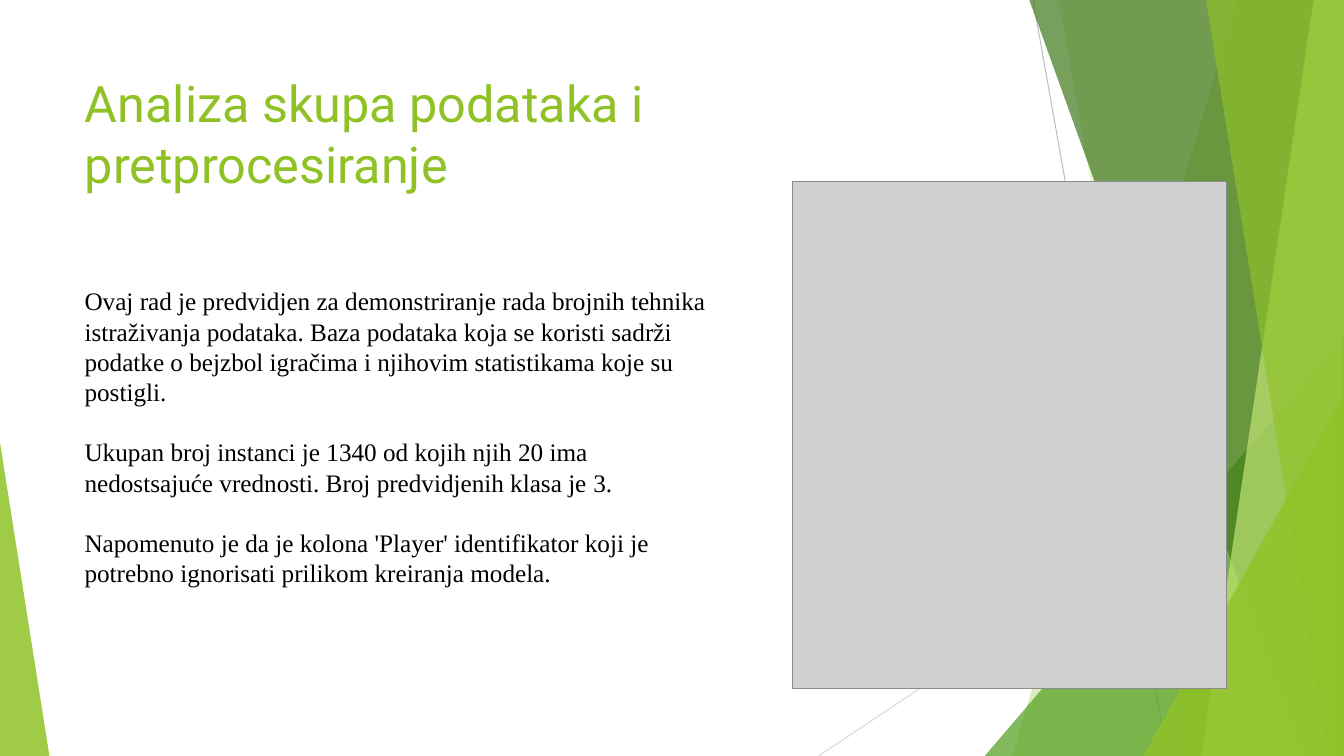
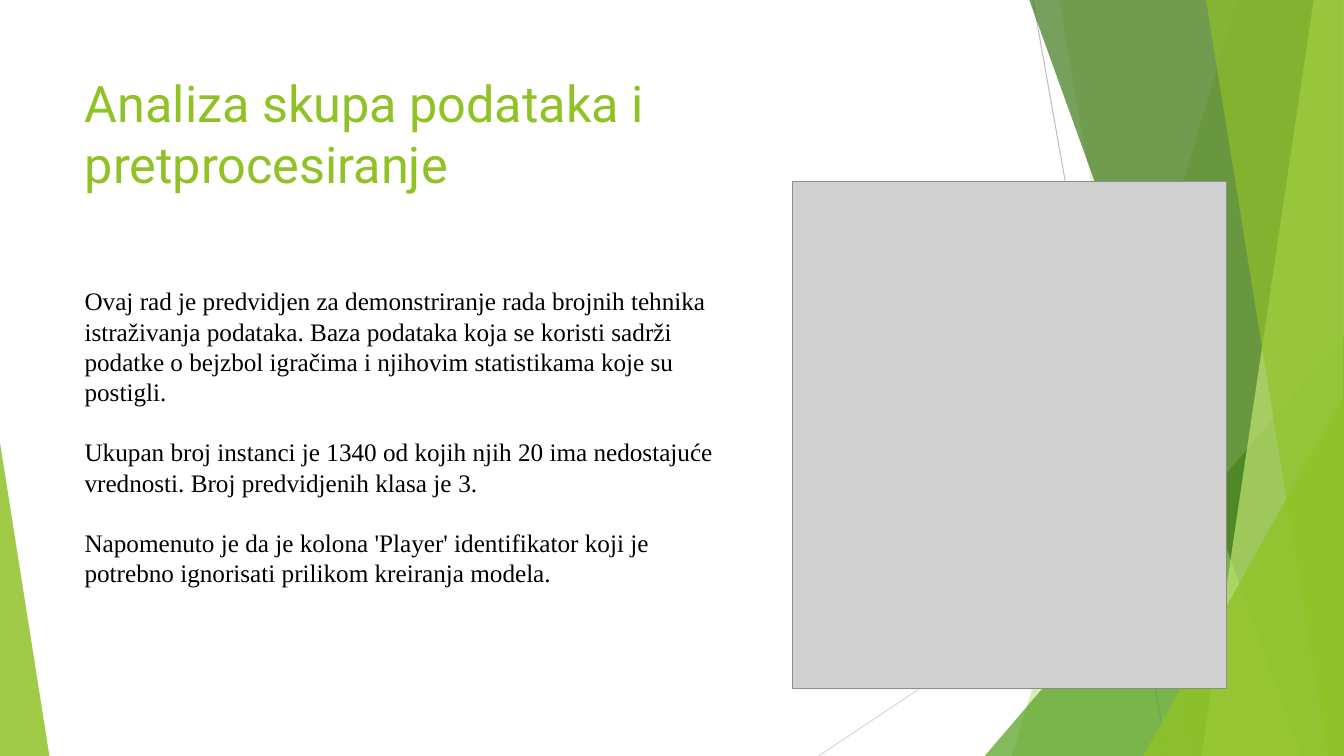
Before and after one commit to MATF-istrazivanje-podataka-1/2023_Data_Mining_Baseball_Dataset, a slide deck: slide 2 of presentation.pptx. Drawn at 1344x756 pixels with LibreOffice and Linux fonts; fonts in the diff are those of the drawing; grey boxes stand for pictures. Boxes give left, top, right and bottom in pixels: in the first picture for what was removed or moved away, otherwise in the second. Text is boxed around its words. In the diff, an @@ line names an element or a change of style, - is before the commit and + after.

```diff
--- a/presentation.pptx
+++ b/presentation.pptx
@@ text at <box>85,443,713,498</box>: text changed @@
-Ukupan broj instanci je 1340 od kojih njih 20 ima nedostsajuće vrednosti. Broj predvidjenih klasa je 3.
+Ukupan broj instanci je 1340 od kojih njih 20 ima nedostajuće vrednosti. Broj predvidjenih klasa je 3.
```
Also in this commit, not shown: 2 other slides changed, 2 other files.
